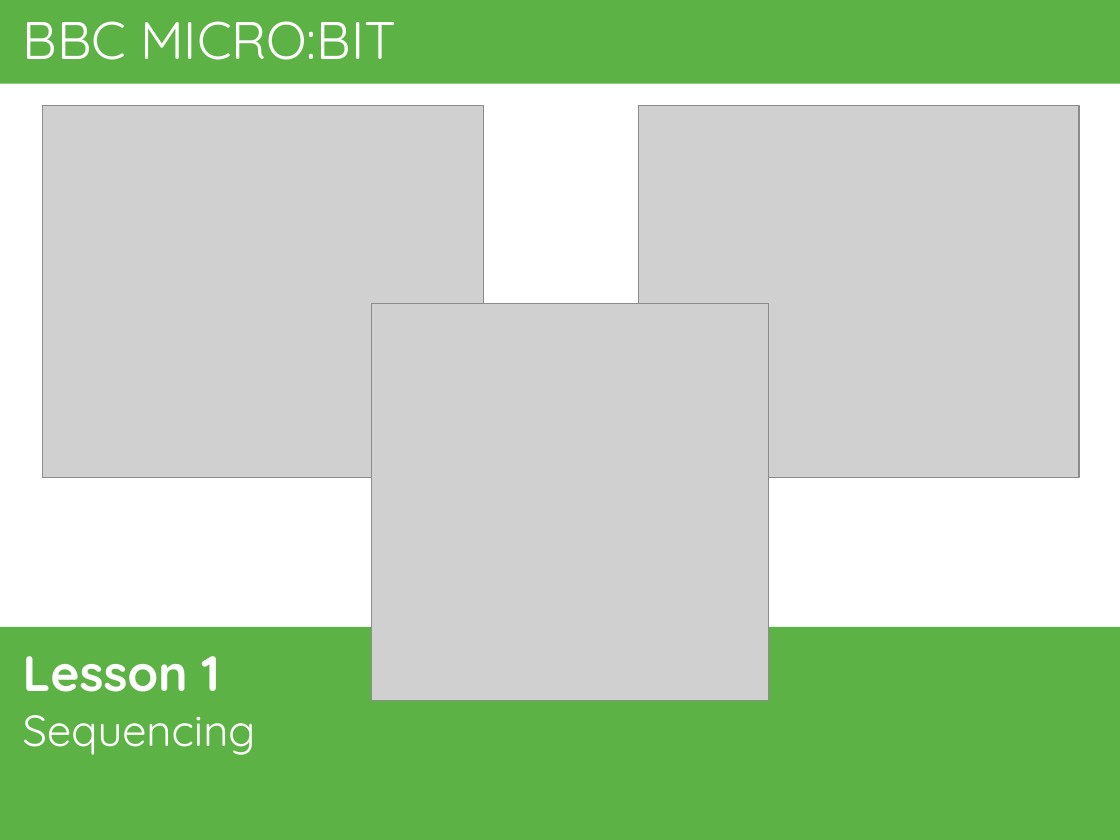
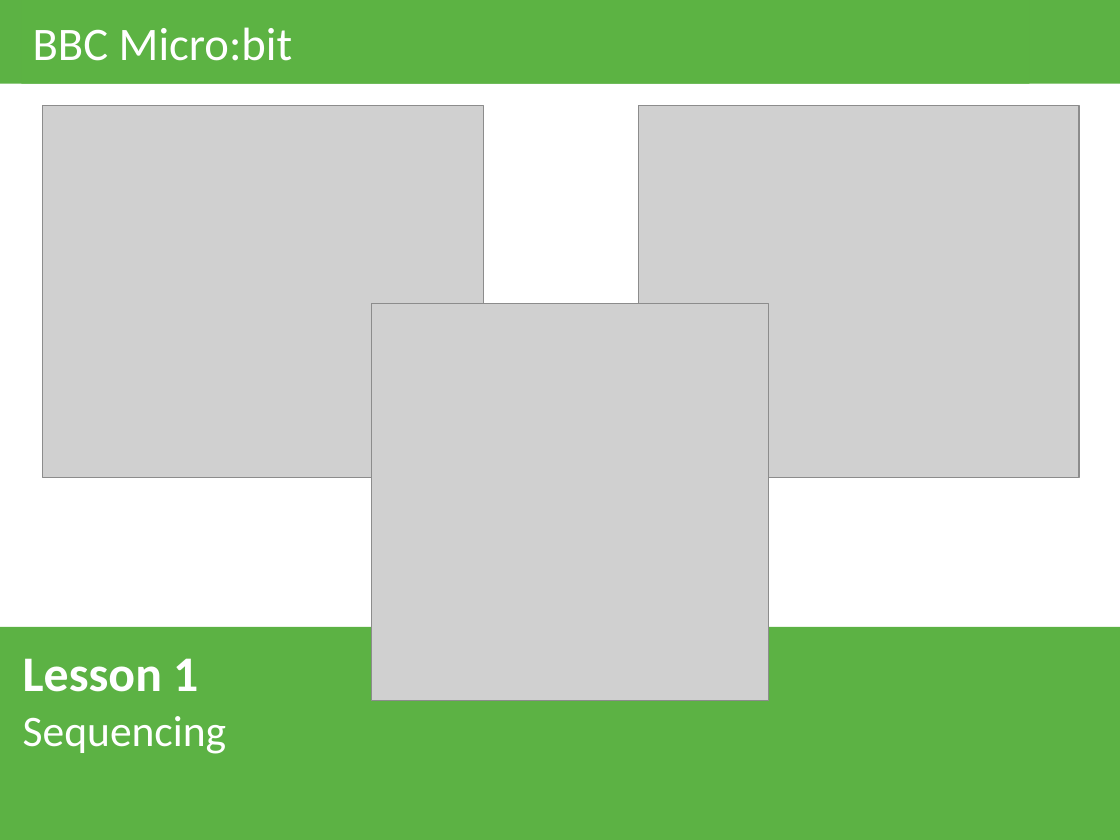
Before and after one commit to tmcdigitech/9a, a slide deck: slide 1 of static/files/microbit/01-Sequencing.pptx. Drawn at 1120x840 pixels with LibreOffice and Linux fonts; fonts in the diff are those of the drawing; grey boxes stand for pictures. Boxes give left, top, right and bottom in pixels: in the first picture for what was removed or moved away, otherwise in the second. Text is boxed around its words. In the diff, an @@ line names an element or a change of style, - is before the commit and + after.

```diff
--- a/static/files/microbit/01-Sequencing.pptx
+++ b/static/files/microbit/01-Sequencing.pptx
@@ rectangle added at box(21, 0, 1029, 84), fill #5CB343, 30 pt, text #FFFFFF @@
+BBC Micro:bit
@@ title "Lesson 1" at box(23, 658, 198, 692): font Quicksand to Calibri @@
@@ subtitle "Sequencing" at box(23, 716, 226, 754): font Quicksand to Calibri @@
```
Also in this commit, not shown: 12 other slides changed, 6 other files.
